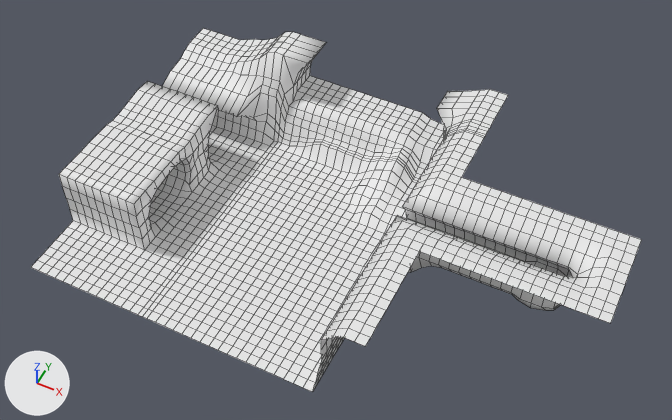
Renders of the Blender file models/maps/map01.blend from each side of a commit.
Before and after are seen from a 50 mm lens placed at (19.6, -54.4, 73.9), pointed at (-7.9, 0.4, 5.3). Lighting does not change. The marker at lower left points along +X, +Y and +Z. Mesh edges are drawn as thin lines.
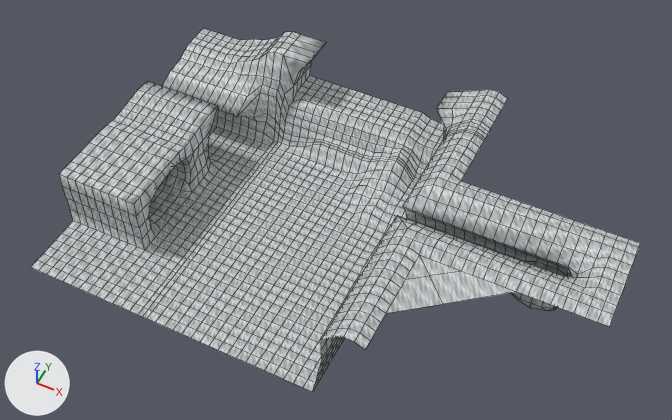
Boxes (x1, y1, x2, y2) around the edits, measured in the pictures (672 x 420 px; the box of a moved part takes in the faces that stretch with it):
'Grid', reshaped: before (31, 28, 641, 392); after (31, 28, 640, 392)
part 1 of me_grid, built on: before (354, 215, 614, 346); after (354, 215, 614, 349)
part 2 of me_grid, moved or reshaped: before (448, 92, 641, 247); after (448, 92, 640, 247)
part 3 of me_grid, recoloured (white to grey): (31, 28, 639, 392) in both

The change, as a list of edits to the scene's bpy script:
```text
Add img_marble_png:
    img_marble_png = load_image('marble.png', '../../textures/marble.png', 32, 32, 'sRGB')
Add mat_marble:
    mat_marble = principled_material('marble')
    mat_marble.texture = img_marble_png
Change me_grid:
    used by ob_grid; location = (0.0, 0.0, 0.0)
    remove me_grid.from_pydata(...)  # 2244 vertices, 2144 faces; spans x -34.0..20.0, y -16.0..18.0, z 0.0..10.8
    add me_grid.from_pydata(...)  # 2246 vertices, 2150 faces; spans x -34.0..20.0, y -16.0..18.0, z 0.0..10.8
    me_grid part 1
    2 faces are deleted
    29 vertices in x 3.0..20.0, y -16.0..-5.0, z 10.7 move by (0.0, 0.0, -0.4)
    2 vertices are added at (4.7, -6.7, 10.3), (6.9, -9.0, 10.3)
    8 new faces join them
    me_grid part 2
    34 vertices in x 3.0..20.0, y 5.0..18.0, z 10.7 move by (0.0, 0.0, -0.4)
    me_grid part 3: 2142 faces spanning x -34.0..20.0, y -16.0..18.0, z 0.0..10.8 switch from no material to mat_marble (picture img_marble_png)
```
